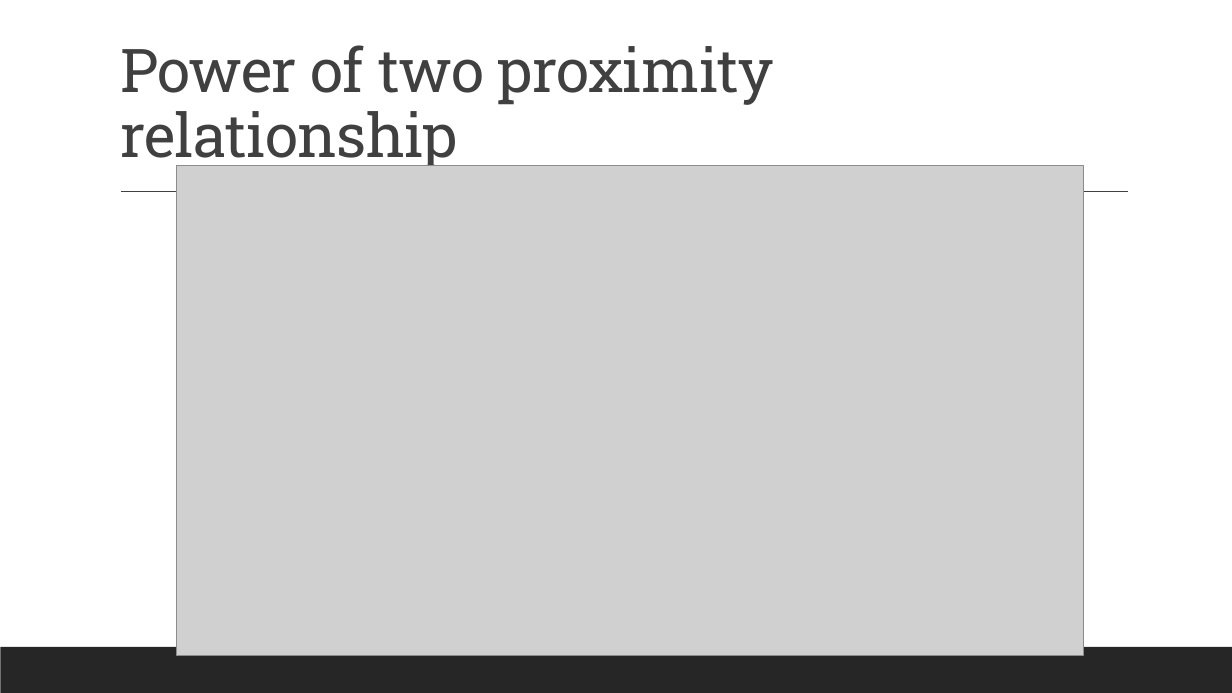
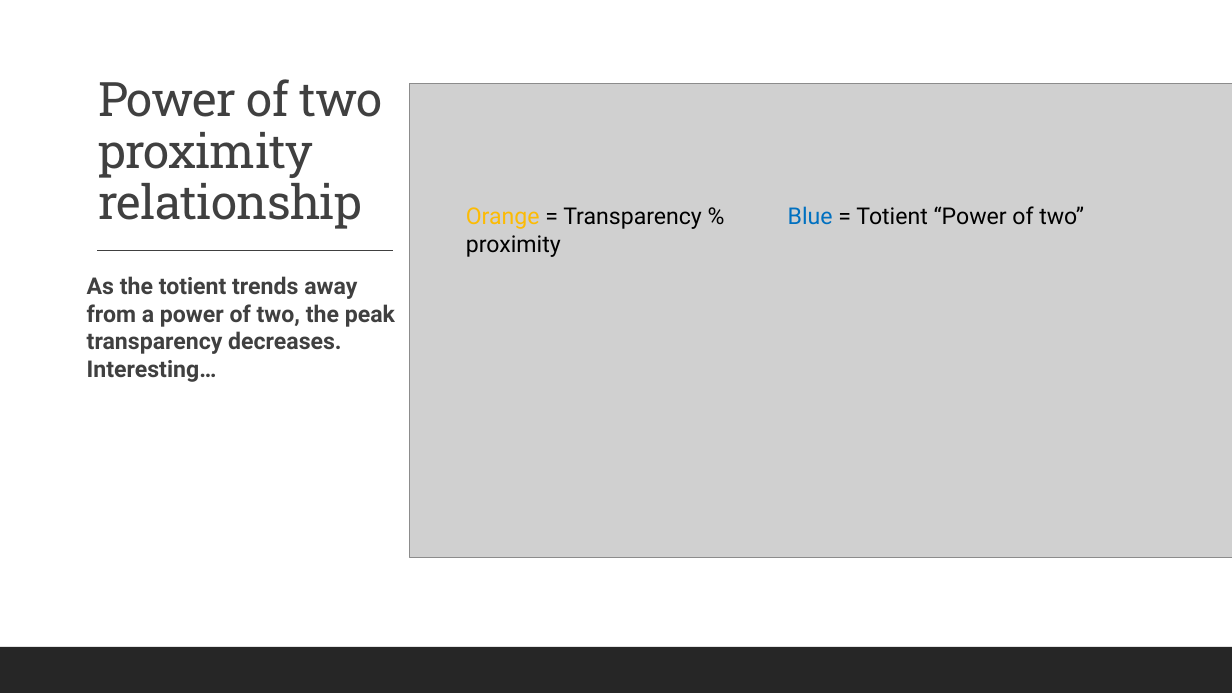
Before and after one commit to aronjschwartz/RSA_Encryption, a slide deck: slide 13 of RSA_Presentations/RSA_Research_Presentation_AronSchwartz.pptx. Drawn at 1232x693 pixels with LibreOffice and Linux fonts; fonts in the diff are those of the drawing; grey boxes stand for pictures. Boxes give left, top, right and bottom in pixels: in the first picture for what was removed or moved away, otherwise in the second. Text is boxed around its words. In the diff, an @@ line names an element or a change of style, - is before the commit and + after.

```diff
--- a/RSA_Presentations/RSA_Research_Presentation_AronSchwartz.pptx
+++ b/RSA_Presentations/RSA_Research_Presentation_AronSchwartz.pptx
@@ rectangle added at (0,0,1232,693), fill #FFFFFF @@
@@ title "Power of two proximity relationship": place and size @@
-title "Power of two proximity relationship" at (120,45,774,172)
+title "Power of two proximity relationship" at (98,79,382,229)
@@ title "Power of two proximity relationship" at (98,79,382,229): size 47 to 37 pt @@
@@ picture: place and size @@
-picture at (177,165,1083,656)
+picture at (410,83,1232,557)
@@ line removed from (121, 192) to (1128, 192) @@
@@ text added at (466,206,1084,229), 18 pt, text #000000 @@
+Orange = Transparency % Blue = Totient “Power of two” proximity
@@ line added from (97, 250) to (393, 250), #404040 1 pt @@
@@ text added at (87,276,395,382), 18 pt, text #404040, bold @@
+As the totient trends away from a power of two, the peak transparency decreases. Interesting…
@@ rectangle removed at (0,647,1232,693) @@
@@ rectangle added at (0,647,1232,693), fill #262626 @@
```
Also in this commit, not shown: 11 other slides changed, 1 slide removed.
